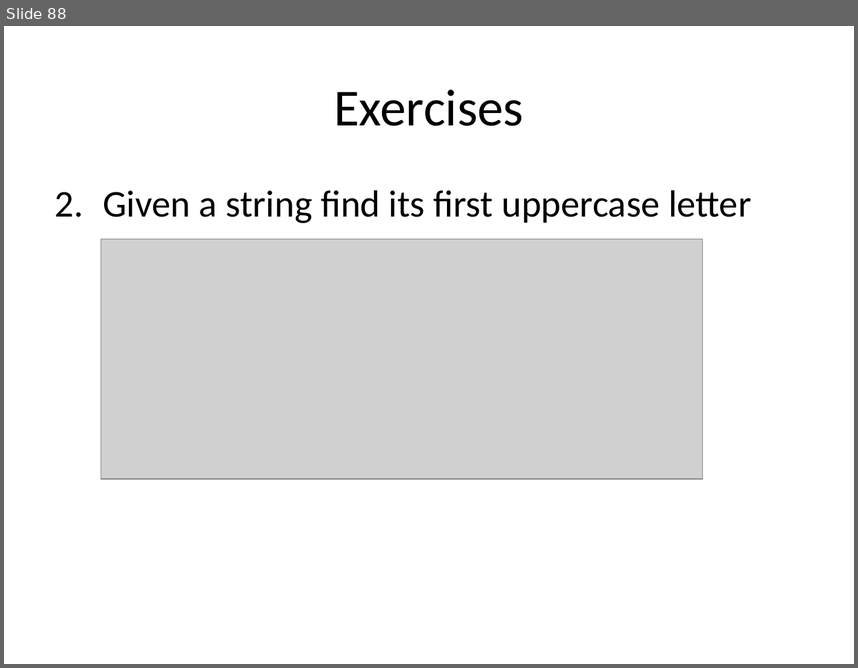
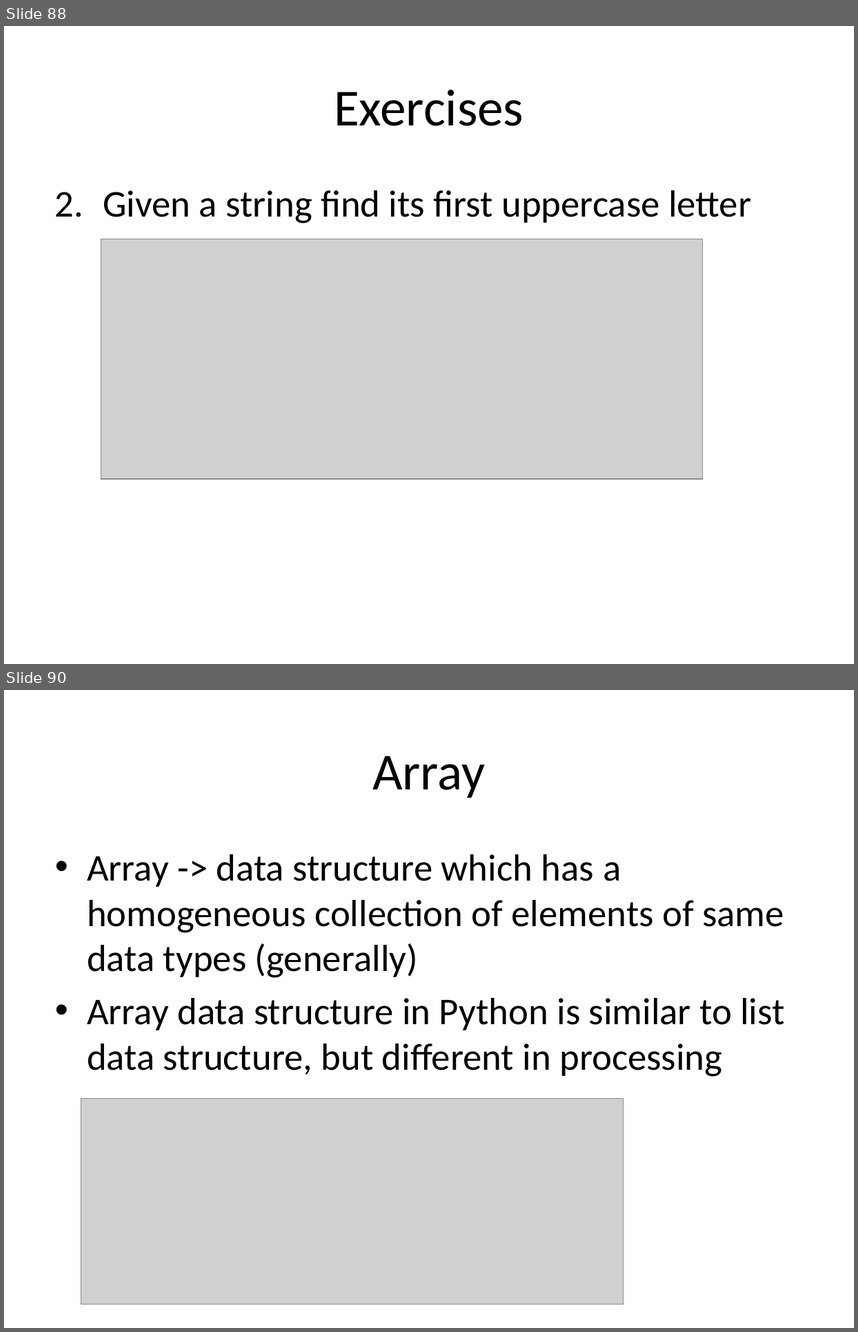
Before and after one commit to auliyanurul/kuliah, a slide deck: Algoritma dan Struktur Data.pptx. Shown one above the other, each under a label of ours: slide 88 before the commit, slides 88 and 90 after it; the slides between them are not shown. The pictures are 858x668 and 858x1332 pixels, drawn with LibreOffice and Linux fonts; fonts in the diff are those of the drawing; grey boxes stand for pictures. Boxes give left, top, right and bottom in pixels: in the first picture for what was removed or moved away, otherwise in the second. Text is boxed around its words. In the diff, an @@ line names an element or a change of style, - is before the commit and + after.

```diff
--- a/Algoritma dan Struktur Data.pptx
+++ b/Algoritma dan Struktur Data.pptx
@@ slide 90 added at (4,690,854,1328), background #FFFFFF @@
@@ title added at (372,756,485,798), 44 pt, text #000000 @@
+Array
@@ text added at (87,854,784,1076), 32 pt, text #000000 @@
+• Array -> data structure which has a homogeneous collection of elements of same data types (generally)
+• Array data structure in Python is similar to list data structure, but different in processing
@@ picture added at (81,1098,624,1304) @@
```
Also in this commit, not shown: 38 other slides added, 1 other file.
